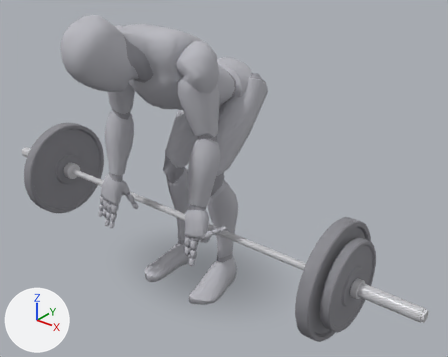
The glTF model app/src/main/assets/mannequins/barbell_rdl.glb, before and after one commit.
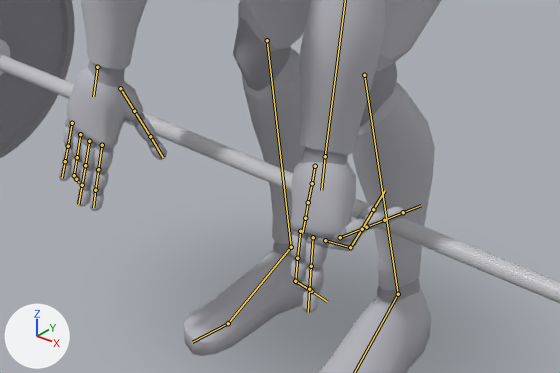
Each version appears first whole from a camera (50 mm lens) standing at (1.587, -1.84, 1.645) and looking at (0.156, -0.05, 0.536), and next in a close-up on the part from 17% to 64% of the width and 42% to 81% of the height. The axes (+X, +Y, +Z) are drawn at lower left. The lights are the same throughout. The older version's two pictures come first. Both versions are drawn at frame 21 of the action 'lowering'; the numbers are the values there. The bones that change, and the others that lie on the model, are drawn over the model as lines in the close-ups.

The first close-up shows 'barbell_0', 'barbell_4', 'body', 'body_1' and 1 more.
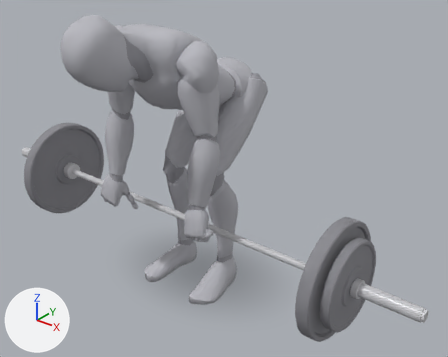
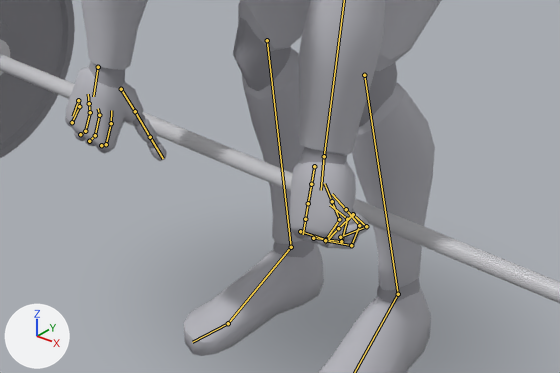
Boxes [x1, y1, x2, y2] around the edits, measured in the close-ups (560 x 373 px):
'body', posed
    before: [59, 0, 441, 373]
    after: [66, 0, 441, 373]
'body_1', posed
    before: [62, 17, 420, 304]
    after: [65, 17, 420, 304]
bone 'index_01_l', root to tip
    before: (300, 231) to (297, 258)
    after: (300, 231) to (326, 239)
bone 'index_02_l', root to tip
    before: (297, 258) to (295, 281)
    after: (326, 239) to (339, 219)
bone 'middle_01_l', root to tip
    before: (313, 237) to (311, 266)
    after: (313, 238) to (341, 241)
bone 'middle_02_l', root to tip
    before: (311, 266) to (309, 289)
    after: (341, 241) to (347, 219)
bone 'middle_03_l', root to tip
    before: (309, 289) to (308, 312)
    after: (347, 219) to (330, 205)
bone 'pinky_02_l', root to tip
    before: (366, 227) to (384, 220)
    after: (366, 226) to (353, 214)
bone 'pinky_03_l', root to tip
    before: (384, 220) to (403, 212)
    after: (353, 214) to (338, 228)
bone 'ring_02_l', root to tip
    before: (350, 247) to (362, 229)
    after: (351, 245) to (359, 225)
bone 'ring_03_l', root to tip
    before: (362, 229) to (373, 209)
    after: (359, 225) to (346, 209)
bone 'index_01_r', root to tip
    before: (102, 145) to (98, 169)
    after: (101, 145) to (106, 144)
bone 'index_02_r', root to tip
    before: (98, 169) to (95, 190)
    after: (106, 144) to (111, 123)
bone 'index_03_r', root to tip
    before: (95, 190) to (93, 207)
    after: (111, 123) to (111, 110)
bone 'middle_01_r', root to tip
    before: (89, 141) to (85, 165)
    after: (89, 141) to (95, 135)
bone 'middle_02_r', root to tip
    before: (85, 165) to (82, 185)
    after: (95, 135) to (99, 115)
bone 'middle_03_r', root to tip
    before: (82, 185) to (78, 204)
    after: (99, 115) to (98, 108)
bone 'pinky_01_r', root to tip
    before: (72, 123) to (68, 146)
    after: (72, 122) to (79, 106)
bone 'pinky_02_r', root to tip
    before: (68, 146) to (65, 161)
    after: (79, 106) to (78, 100)
bone 'pinky_03_r', root to tip
    before: (65, 161) to (62, 177)
    after: (78, 100) to (73, 116)
bone 'ring_01_r', root to tip
    before: (80, 134) to (77, 157)
    after: (80, 134) to (85, 131)
bone 'ring_02_r', root to tip
    before: (77, 157) to (74, 175)
    after: (85, 131) to (90, 112)

Edits to the bpy script that builds the scene:
```text
Change bone_index_01_l:
    where bone_index_01_l = bpy.data.objects['Armature'].pose.bones['index_01_l']  # child of 'hand_l'
    bone_index_01_l.rotation_quaternion: (1.0, 0.0, 0.0, 0.0) -> (0.806, 0.483, 0.0, -0.341)  # degrees (0, 0, 0) -> degrees (56, 19, -36)
Change bone_index_02_l:
    where bone_index_02_l = bpy.data.objects['Armature'].pose.bones['index_02_l']  # child of 'index_01_l'
    bone_index_02_l.rotation_quaternion: (1.0, 0.0, 0.0, 0.0) -> (0.779, 0.512, 0.0, -0.362)  # degrees (0, 0, 0) -> degrees (59, 22, -37)
Change bone_middle_01_l:
    where bone_middle_01_l = bpy.data.objects['Armature'].pose.bones['middle_01_l']  # child of 'hand_l'
    bone_middle_01_l.rotation_quaternion: (1.0, 0.0, 0.0, 0.0) -> (0.76, 0.532, 0.0, -0.374)  # degrees (0, 0, 0) -> degrees (62, 23, -38)
Change bone_middle_02_l:
    where bone_middle_02_l = bpy.data.objects['Armature'].pose.bones['middle_02_l']  # child of 'middle_01_l'
    bone_middle_02_l.rotation_quaternion: (1.0, 0.0, 0.0, 0.0) -> (0.726, 0.563, 0.0, -0.396)  # degrees (0, 0, 0) -> degrees (66, 26, -40)
Change bone_middle_03_l:
    where bone_middle_03_l = bpy.data.objects['Armature'].pose.bones['middle_03_l']  # child of 'middle_02_l'
    bone_middle_03_l.rotation_quaternion: (1.0, 0.0, 0.0, 0.0) -> (0.849, 0.432, 0.0, -0.304)  # degrees (0, 0, 0) -> degrees (49, 15, -32)
Change bone_pinky_02_l:
    where bone_pinky_02_l = bpy.data.objects['Armature'].pose.bones['pinky_02_l']  # child of 'pinky_01_l'
    bone_pinky_02_l.rotation_quaternion: (1.0, 0.0, 0.0, 0.0) -> (0.513, 0.703, 0.0, -0.493)  # degrees (0, 0, 0) -> degrees (89, 44, -45)
Change bone_pinky_03_l:
    where bone_pinky_03_l = bpy.data.objects['Armature'].pose.bones['pinky_03_l']  # child of 'pinky_02_l'
    bone_pinky_03_l.rotation_quaternion: (1.0, 0.0, 0.0, 0.0) -> (0.727, 0.562, 0.0, -0.394)  # degrees (0, 0, 0) -> degrees (66, 26, -40)
Change bone_ring_02_l:
    where bone_ring_02_l = bpy.data.objects['Armature'].pose.bones['ring_02_l']  # child of 'ring_01_l'
    bone_ring_02_l.rotation_quaternion: (0.772, 0.519, 0.0, -0.366) -> (0.746, 0.545, 0.0, -0.384)  # degrees (60, 22, -38) -> degrees (63, 25, -39)
Change bone_ring_03_l:
    where bone_ring_03_l = bpy.data.objects['Armature'].pose.bones['ring_03_l']  # child of 'ring_02_l'
    bone_ring_03_l.rotation_quaternion: (1.0, 0.0, 0.0, 0.0) -> (0.86, 0.417, 0.0, -0.293)  # degrees (0, 0, 0) -> degrees (48, 14, -31)
Change bone_index_01_r:
    where bone_index_01_r = bpy.data.objects['Armature'].pose.bones['index_01_r']  # child of 'hand_r'
    bone_index_01_r.rotation_quaternion: (1.0, 0.0, 0.0, 0.0) -> (0.806, 0.483, 0.0, 0.341)  # degrees (0, 0, 0) -> degrees (56, -19, 36)
Change bone_index_02_r:
    where bone_index_02_r = bpy.data.objects['Armature'].pose.bones['index_02_r']  # child of 'index_01_r'
    bone_index_02_r.rotation_quaternion: (1.0, 0.0, 0.0, 0.0) -> (0.779, 0.512, 0.0, 0.362)  # degrees (0, 0, 0) -> degrees (59, -22, 37)
Change bone_index_03_r:
    where bone_index_03_r = bpy.data.objects['Armature'].pose.bones['index_03_r']  # child of 'index_02_r'
    bone_index_03_r.rotation_quaternion: (1.0, 0.0, 0.0, 0.0) -> (0.879, 0.39, 0.0, 0.275)  # degrees (0, 0, 0) -> degrees (45, -12, 30)
Change bone_middle_01_r:
    where bone_middle_01_r = bpy.data.objects['Armature'].pose.bones['middle_01_r']  # child of 'hand_r'
    bone_middle_01_r.rotation_quaternion: (1.0, 0.0, 0.0, 0.0) -> (0.76, 0.532, 0.0, 0.374)  # degrees (0, 0, 0) -> degrees (62, -23, 38)
Change bone_middle_02_r:
    where bone_middle_02_r = bpy.data.objects['Armature'].pose.bones['middle_02_r']  # child of 'middle_01_r'
    bone_middle_02_r.rotation_quaternion: (1.0, 0.0, 0.0, 0.0) -> (0.726, 0.563, 0.0, 0.396)  # degrees (0, 0, 0) -> degrees (66, -26, 40)
Change bone_middle_03_r:
    where bone_middle_03_r = bpy.data.objects['Armature'].pose.bones['middle_03_r']  # child of 'middle_02_r'
    bone_middle_03_r.rotation_quaternion: (1.0, 0.0, 0.0, 0.0) -> (0.849, 0.432, 0.0, 0.304)  # degrees (0, 0, 0) -> degrees (49, -15, 32)
Change bone_pinky_01_r:
    where bone_pinky_01_r = bpy.data.objects['Armature'].pose.bones['pinky_01_r']  # child of 'hand_r'
    bone_pinky_01_r.rotation_quaternion: (1.0, 0.0, 0.0, 0.0) -> (0.571, 0.672, 0.0, 0.472)  # degrees (0, 0, 0) -> degrees (83, -39, 44)
Change bone_pinky_02_r:
    where bone_pinky_02_r = bpy.data.objects['Armature'].pose.bones['pinky_02_r']  # child of 'pinky_01_r'
    bone_pinky_02_r.rotation_quaternion: (1.0, 0.0, 0.0, 0.0) -> (0.513, 0.703, 0.0, 0.493)  # degrees (0, 0, 0) -> degrees (89, -44, 45)
Change bone_pinky_03_r:
    where bone_pinky_03_r = bpy.data.objects['Armature'].pose.bones['pinky_03_r']  # child of 'pinky_02_r'
    bone_pinky_03_r.rotation_quaternion: (1.0, 0.0, 0.0, 0.0) -> (0.727, 0.562, 0.0, 0.394)  # degrees (0, 0, 0) -> degrees (66, -26, 40)
Change bone_ring_01_r:
    where bone_ring_01_r = bpy.data.objects['Armature'].pose.bones['ring_01_r']  # child of 'hand_r'
    bone_ring_01_r.rotation_quaternion: (1.0, 0.0, 0.0, 0.0) -> (0.777, 0.514, 0.0, 0.362)  # degrees (0, 0, 0) -> degrees (60, -22, 37)
Change bone_ring_02_r:
    where bone_ring_02_r = bpy.data.objects['Armature'].pose.bones['ring_02_r']  # child of 'ring_01_r'
    bone_ring_02_r.rotation_quaternion: (1.0, 0.0, 0.0, 0.0) -> (0.746, 0.545, 0.0, 0.384)  # degrees (0, 0, 0) -> degrees (63, -25, 39)
```
